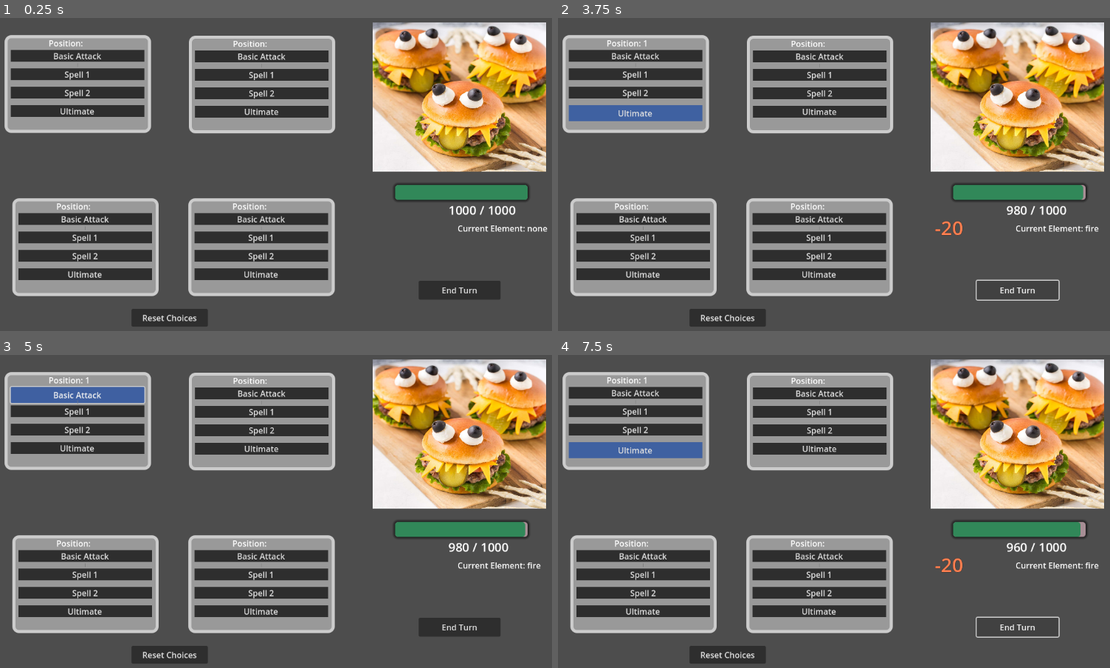
Above: before the commit, frames 1-4 (two rows, left to right).
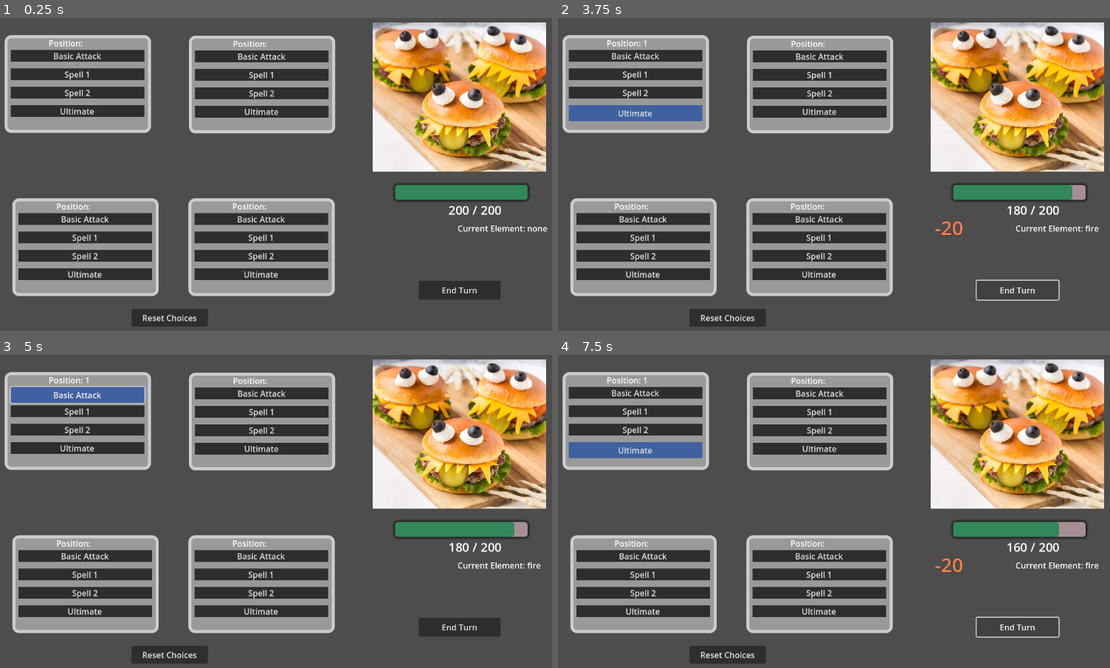
Above: after the commit, the same moments.

Repository: JuneauPlayz/project-burge
Game: Godot game, scene res://scenes/combat_test_2.tscn
Two runs of this game, one before a commit and one after it. Both use one fixed random seed, a clock stepped at 60 frames per second and the inputs below. This scene is started directly instead of the project's main scene.
Inputs:
- Up to frame 1 (0.25 s): no input
- Up to frame 2 (3.75 s): click "Basic Attack" at 0.5 s; click "Spell 1" at 1.25 s; click "Spell 2" at 2 s; click "Ultimate" at 2.75 s; click "End Turn" at 3.5 s
- Up to frame 3 (5 s): click "Basic Attack" at 4.25 s
- Up to frame 4 (7.5 s): click "Spell 1" at 5 s; click "Spell 2" at 5.75 s; click "Ultimate" at 6.5 s; click "End Turn" at 7.25 s

The runs differ from the first frame. In frame 1, 0.1% of the frame differs, in the area x 81-94%, y 59-63%; in frame 2, 0.2%; in frame 3, 0.2%; in frame 4, 0.3%, in the area x 81-95%, y 53-63%.

Commit message:
tiny fix

Diff:
--- a/scenes/combat_test_2.tscn
+++ b/scenes/combat_test_2.tscn
@@ -23,7 +23,7 @@
 
 [node name="BurgerEnemy" type="Node" parent="."]
 script = ExtResource("2_xoe2s")
-health = 1000
+health = 200
 
 [node name="Burger" type="Sprite2D" parent="BurgerEnemy"]
 position = Vector2(911, 182)
--- a/scripts/enemy.gd
+++ b/scripts/enemy.gd
@@ -11,7 +11,7 @@
 
 # Called when the node enters the scene tree for the first time.
 func _ready() -> void:
-	#always make hp bar second child
+	#always mak	e hp bar second child
 	print(health)
 	hp_bar = get_child(1)
 	hp_bar.set_hp(health)
@@ -30,6 +30,7 @@
 	if (!ReactionManager.reaction(current_element, element, self, damage)):
 		self.take_damage(damage)
 		DamageNumbers.display_number(damage, damage_number_origin.global_position, element, reaction)
+		check_if_dead()
 		# don't change current element if skill has no element
 		if (element != "none"):
 			current_element = element
@@ -38,7 +39,6 @@
 func take_damage(damage : int):
 	health -= damage
 	hp_bar.set_hp(health)
-	check_if_dead()
 
 func check_if_dead():
 	if health <= 0:
Not shown: 1 places in scenes/spell_select_ui.tscn that only renumber resources
